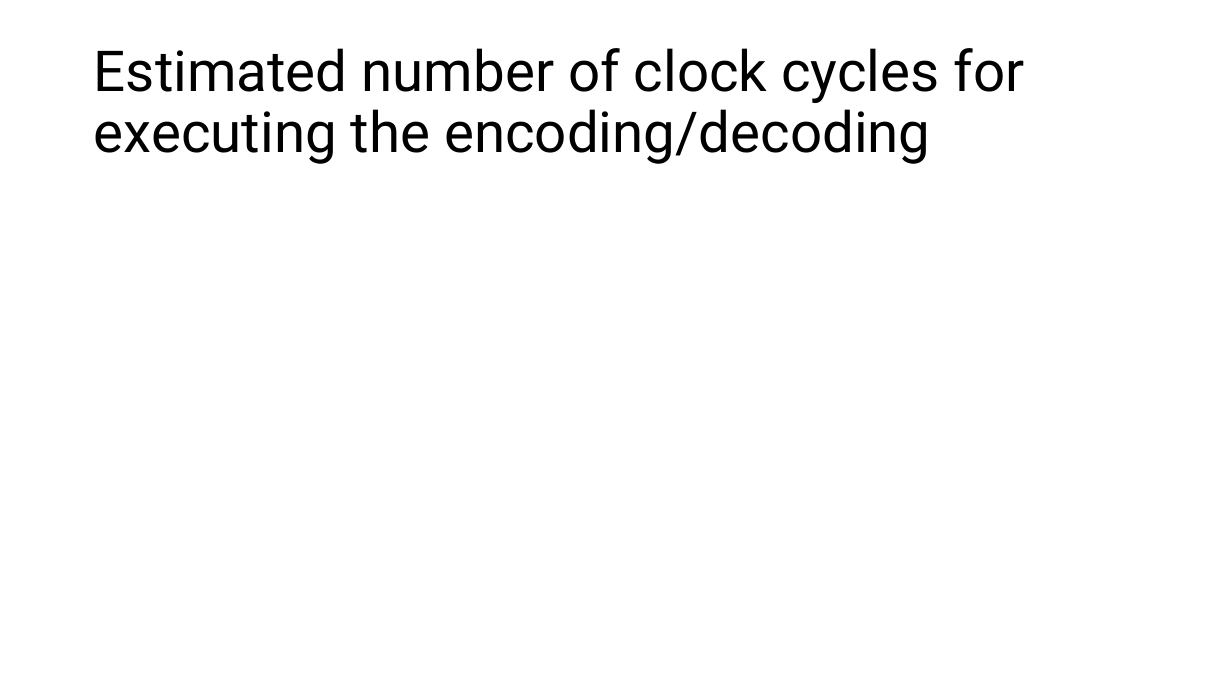
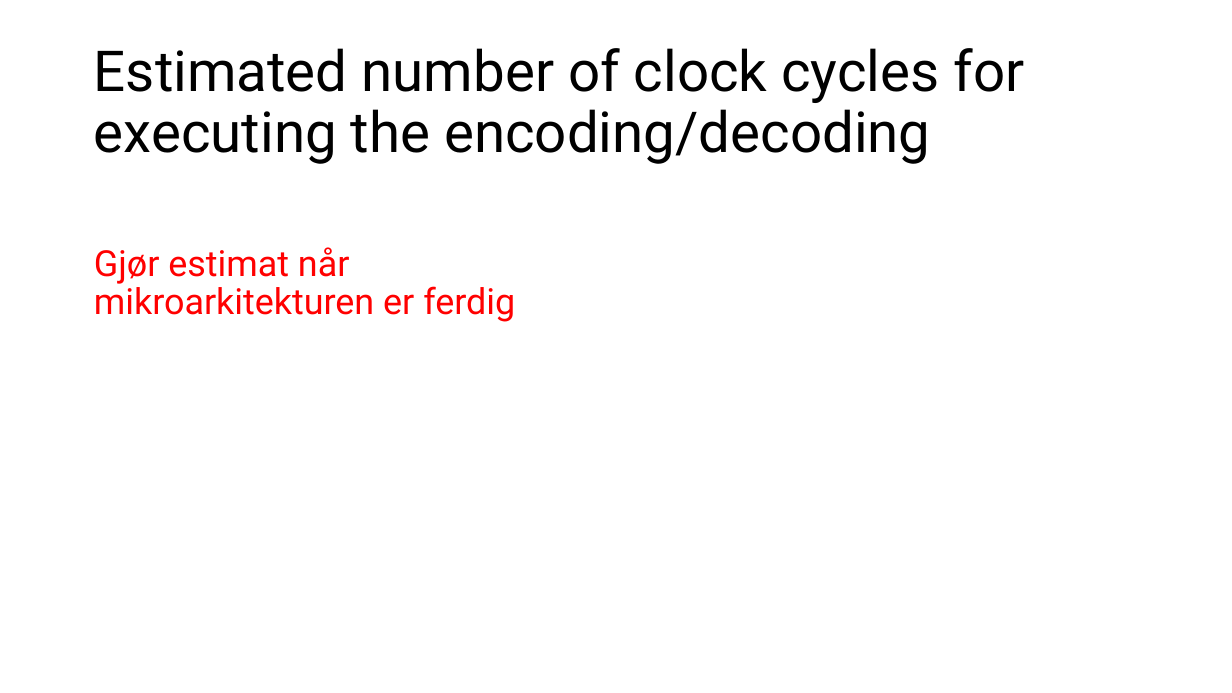
Before and after one commit to Lorangs/TFE4141_Digital_Design_1, a slide deck: slide 5 of TermProject/Microarchitecture_presentation.pptx. Drawn at 1232x693 pixels with LibreOffice and Linux fonts; fonts in the diff are those of the drawing. Boxes give left, top, right and bottom in pixels: in the first picture for what was removed or moved away, otherwise in the second. Text is boxed around its words. In the diff, an @@ line names an element or a change of style, - is before the commit and + after.

```diff
--- a/TermProject/Microarchitecture_presentation.pptx
+++ b/TermProject/Microarchitecture_presentation.pptx
@@ text added at bbox=[94, 247, 515, 322], 28 pt, text #FF0000 @@
+Gjør estimat når mikroarkitekturen er ferdig
```
Also in this commit, not shown: 4 other slides changed.
